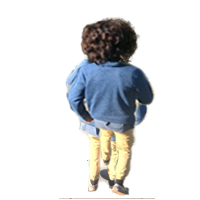
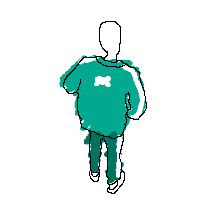
The second (200, 200) image is a revision of the first. Changes to its layers:
hid "Layer 7" over [68, 16, 156, 196]
hid "Layer 6" over [59, 17, 156, 199]
added layer "Layer 12" above "Layer 13" over [63, 21, 147, 194]
added layer "Layer 13" above "Layer 2" over [59, 55, 146, 193]
hid "Layer 1" over [64, 16, 150, 192]
